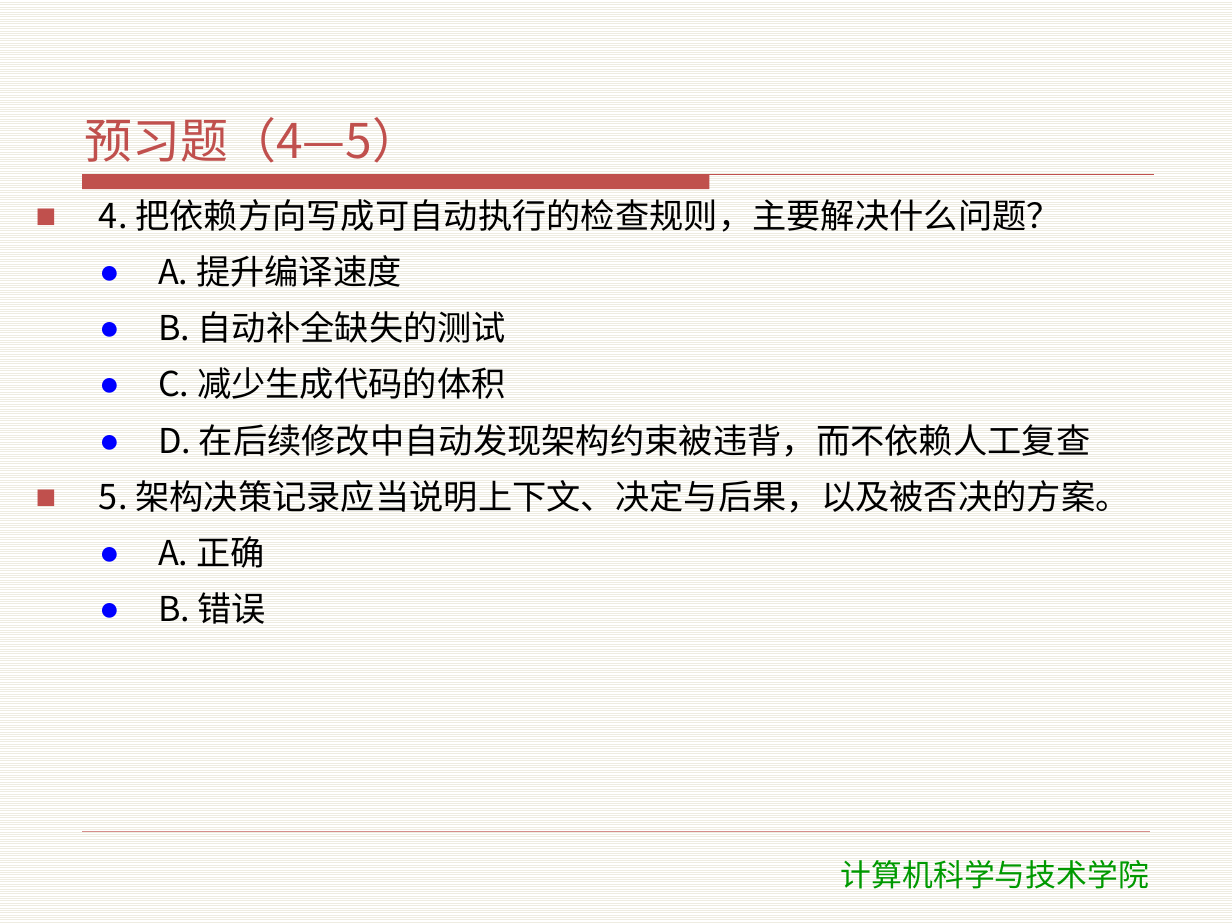
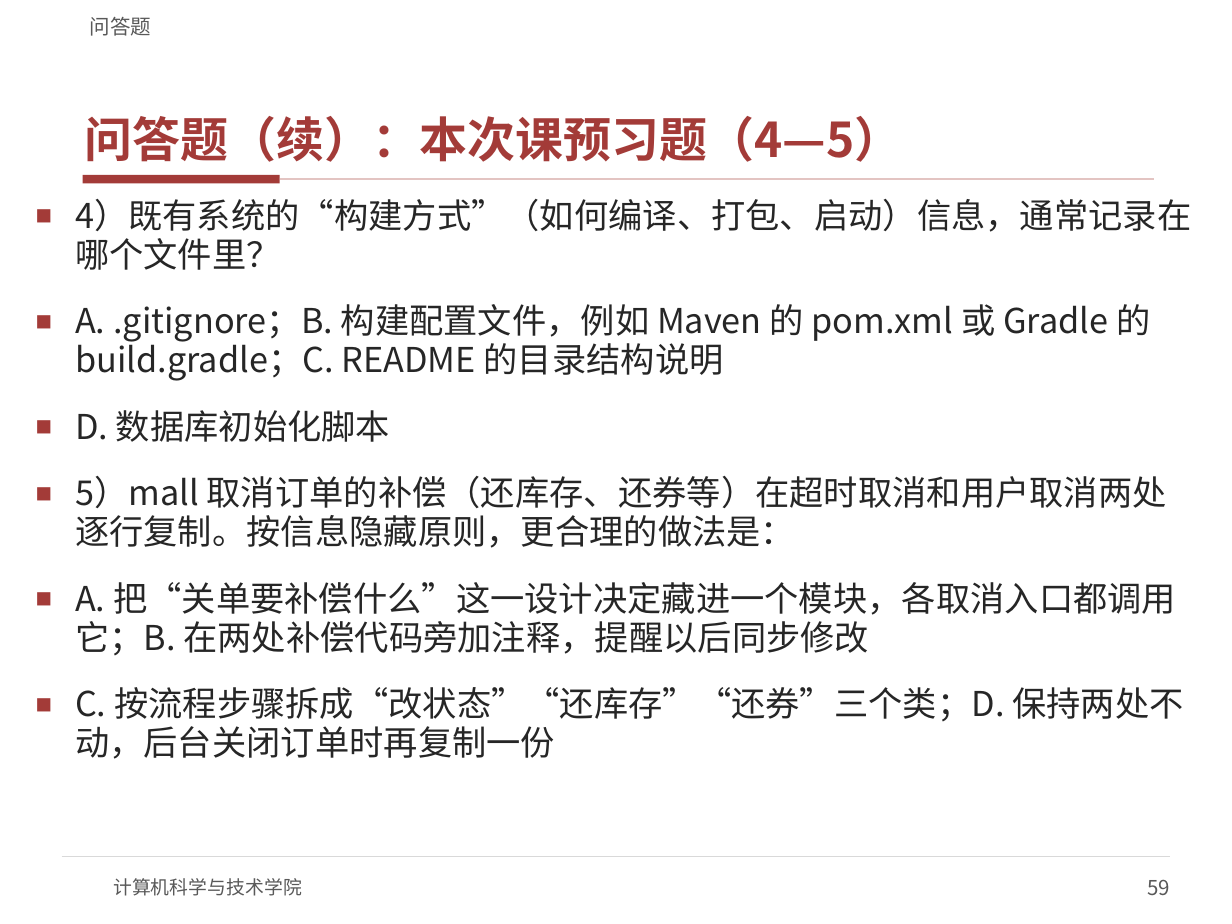
Before and after one commit to meng004/mall, a slide deck: slide 59 of SDC/教学资料/课件/T2-运行环境.pptx (slide 35 before the commit). Drawn at 1232x924 pixels with LibreOffice and Linux fonts; fonts in the diff are those of the drawing; background and template pictures are left out. Boxes give left, top, right and bottom in pixels: in the first picture for what was removed or moved away, otherwise in the second. Text is boxed around its words. In the diff, an @@ line names an element or a change of style, - is before the commit and + after.

```diff
--- a/SDC/教学资料/课件/T2-运行环境.pptx
+++ b/SDC/教学资料/课件/T2-运行环境.pptx
@@ background pattern #EEECE1 on #FFFFFF to #FFFFFF @@
@@ text added at box(90, 17, 152, 36), 12 pt, text #595959 @@
+问答题
@@ title at box(85, 116, 903, 162): text changed; text colour #C0504D to #A33B38; bold on @@
-预习题（4—5）
+问答题（续）：本次课预习题（4—5）
@@ freeform shape removed at box(83, 175, 1154, 190) @@
@@ rectangle added at box(83, 175, 280, 184), fill #A33B38 @@
@@ text at box(75, 199, 1191, 759): text changed; text colour #000000 to #262626 @@
-■ 4. 把依赖方向写成可自动执行的检查规则，主要解决什么问题？
-  ● A. 提升编译速度
-  ● B. 自动补全缺失的测试
-  ● C. 减少生成代码的体积
-  ● D. 在后续修改中自动发现架构约束被违背，而不依赖人工复查
-■ 5. 架构决策记录应当说明上下文、决定与后果，以及被否决的方案。
-  ● A. 正确
-  ● B. 错误
+■ 4）既有系统的“构建方式”（如何编译、打包、启动）信息，通常记录在哪个文件里？
+■ A. .gitignore；B. 构建配置文件，例如 Maven 的 pom.xml 或 Gradle 的 build.gradle；C. README 的目录结构说明
+■ D. 数据库初始化脚本
+■ 5）mall 取消订单的补偿（还库存、还券等）在超时取消和用户取消两处逐行复制。按信息隐藏原则，更合理的做法是：
+■ A. 把“关单要补偿什么”这一设计决定藏进一个模块，各取消入口都调用它；B. 在两处补偿代码旁加注释，提醒以后同步修改
+■ C. 按流程步骤拆成“改状态”“还库存”“还券”三个类；D. 保持两处不动，后台关闭订单时再复制一份
@@ line added from (280, 180) to (1154, 180), #E3C4C2 1 pt @@
@@ line moved from (83, 832) - (1149, 832) to (62, 856) - (1170, 856) @@
@@ line (62, 856) - (1170, 856): stroke #C0504D 0.25 pt to #D9D9D9 0.75 pt @@
@@ text "计算机科学与技术学院": place and size @@
-text "计算机科学与技术学院" at box(841, 860, 1149, 889)
+text "计算机科学与技术学院" at box(113, 878, 302, 896)
@@ text "计算机科学与技术学院" at box(113, 878, 302, 896): size 18 to 11 pt, font DejaVu Sans to Noto Sans CJK SC, text colour #009900 to #595959; alignment centre to left; less space between paragraphs; vertical alignment top to middle @@
@@ page number added at box(1148, 880, 1171, 895), 12 pt, text #595959 @@
+59
```
Also in this commit, not shown: 15 other slides changed, 46 slides added, 20 slides removed, 19 other files.
